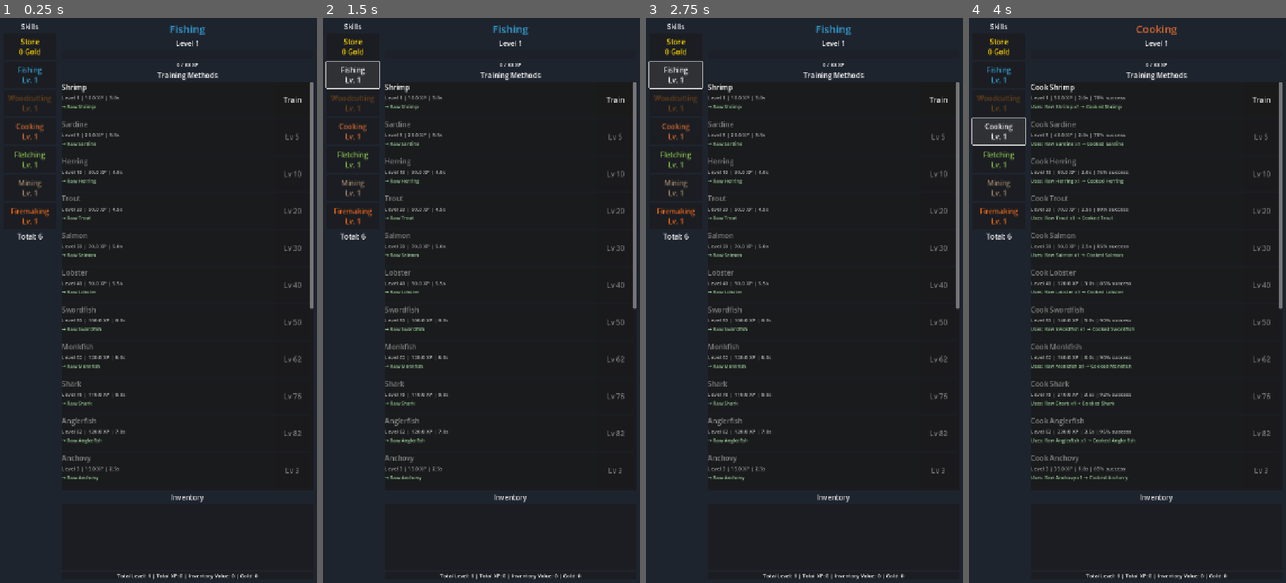
Above: before the commit, frames 1-4 (left to right).
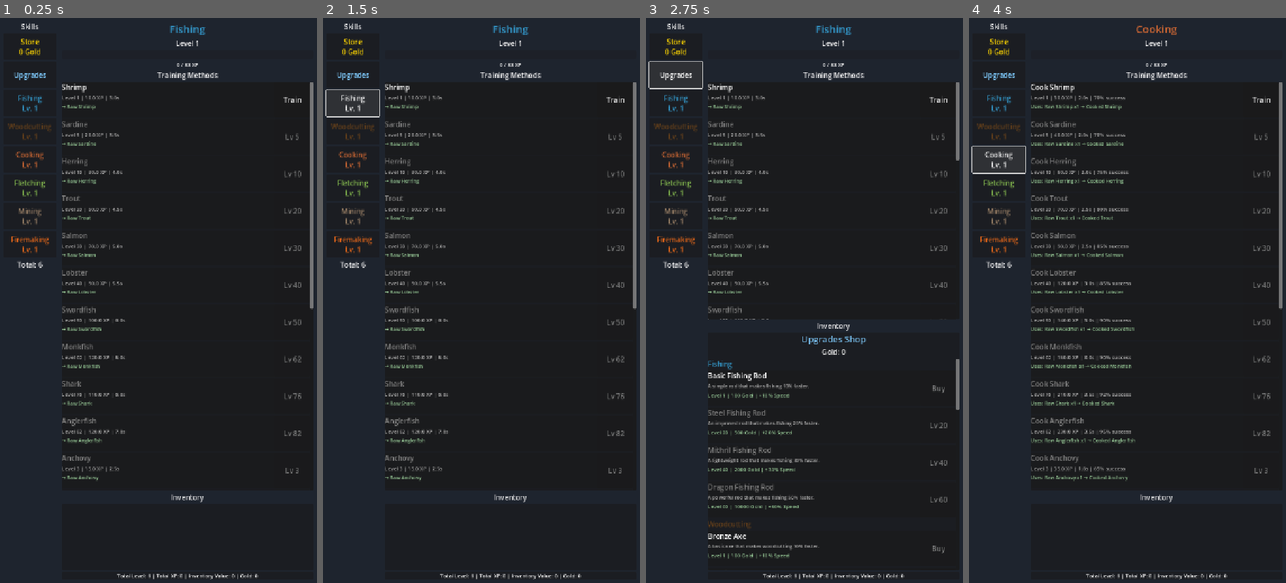
Above: after the commit, the same moments.

Repository: fahmed93/idlescapers
Game: Godot game, scene res://scenes/main.tscn
Same seed, same stepped clock (60 frames per second), same inputs: the game is played once before the commit and once after it.
Inputs (mouse positions are in pixels of both pictures, inside the frame that each line leads up to):
- Up to frame 1 (0.25 s): no input
- Up to frame 2 (1.5 s): click "Store 0 Gold" at 0.5 s; click "Fishing Lv. 1" at 1.25 s
- Up to frame 3 (2.75 s): click (674, 74) at 2 s, where only the run after the commit has a clickable "Upgrades"
- Up to frame 4 (4 s): click "Woodcutting Lv. 1" at 2.75 s; click "Cooking Lv. 1" at 3.5 s

The runs differ from the first frame. In frame 1, 0.9% of the frame differs, in the area x 2-17%, y 8-45%; in frame 2, 1.1%; in frame 3, 4.3%, in the area x 2-99%, y 8-96%; in frame 4, 1.2%.

Commit message:
Fix upgrades button being removed from sidebar
Co-authored-by: fahmed93 <4407704+fahmed93@users.noreply.github.com>

Diff:
--- a/scripts/main.gd
+++ b/scripts/main.gd
@@ -68,9 +68,9 @@
 		_update_training_progress()
 
 func _populate_skill_sidebar() -> void:
-	# Clear existing buttons (but not the header or store button)
+	# Clear existing buttons (but not the header, store button, or upgrades button)
 	for child in skill_sidebar.get_children():
-		if child is Button and child != store_button:
+		if child is Button and child != store_button and child != upgrades_button:
 			child.queue_free()
 	skill_buttons.clear()
 
